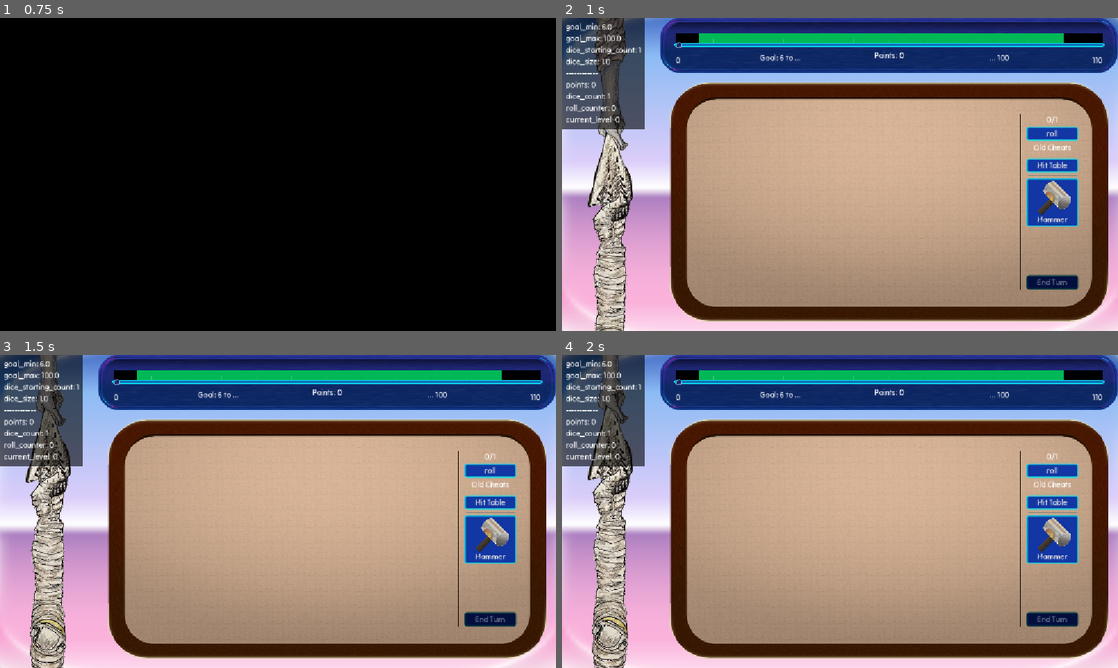
Above: before the commit, frames 1-4 (two rows, left to right).
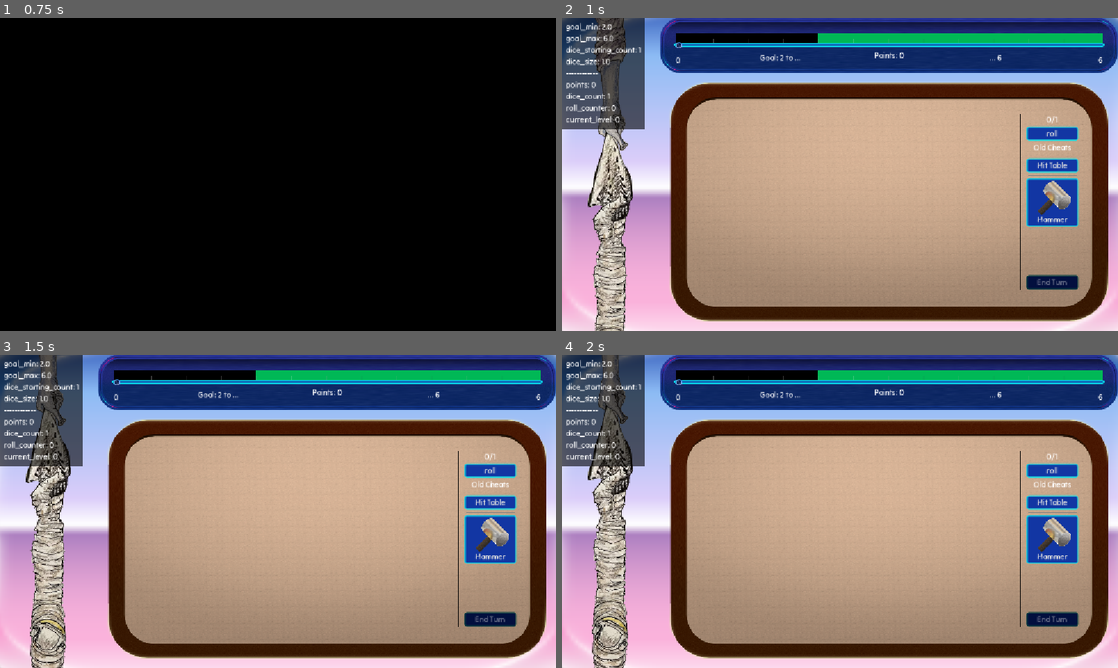
Above: after the commit, the same moments.

Repository: vhoyer/ludum_dare_60
Game: Godot game, scene res://stages/main_menu/main_menu.tscn
The game is run twice, just before and just after one commit, with the same random seed, the same clock (stepped at 60 frames per second) and the same inputs.
Inputs (mouse positions are in pixels of both pictures, inside the frame that each line leads up to):
- Up to frame 1 (0.75 s): click "start! ,)" at 0.5 s
- Up to frame 2 (1 s): no input
- Up to frame 3 (1.5 s): move the mouse to (400, 495) at 1.27 s; hold Right (ui_right) from 1.28 s (still down); tap K at 1.35 s; click (400, 495) at 1.42 s
- Up to frame 4 (2 s): keep holding Right (ui_right)

Frame 1 is identical in both runs. In frame 2, 1.0% of the frame differs, in the area x 7-98%, y 2-15%; in frame 3, 1.0%; in frame 4, 1.0%.

Commit message:
Make Levels Easier, to Work Without Infinity

Diff:
--- a/auto_loads/levels_manager/levels_manager.tscn
+++ b/auto_loads/levels_manager/levels_manager.tscn
@@ -13,8 +13,8 @@
 
 [node name="GameLevel1" type="Node" parent="." unique_id=275224358]
 script = ExtResource("1_3gud8")
-goal_min = 6.0
-goal_max = 100.0
+goal_min = 2.0
+goal_max = 6.0
 max_rolls = 1
 item = ExtResource("3_40wsv")
 alien_thumb = ExtResource("4_vmfb7")
@@ -23,7 +23,8 @@
 
 [node name="GameLevel2" type="Node" parent="." unique_id=1620483075]
 script = ExtResource("1_3gud8")
-goal_min = 12.0
+goal_min = 4.0
+goal_max = 12.0
 dice_starting_count = 2
 item = ExtResource("6_ul6in")
 alien_thumb = ExtResource("4_vmfb7")
@@ -32,7 +33,8 @@
 
 [node name="GameLevel3" type="Node" parent="." unique_id=1600452007]
 script = ExtResource("1_3gud8")
-goal_min = 12.0
+goal_min = 8.0
+goal_max = 14.0
 dice_starting_count = 3
 item = ExtResource("7_o1cg6")
 alien_thumb = ExtResource("4_vmfb7")
